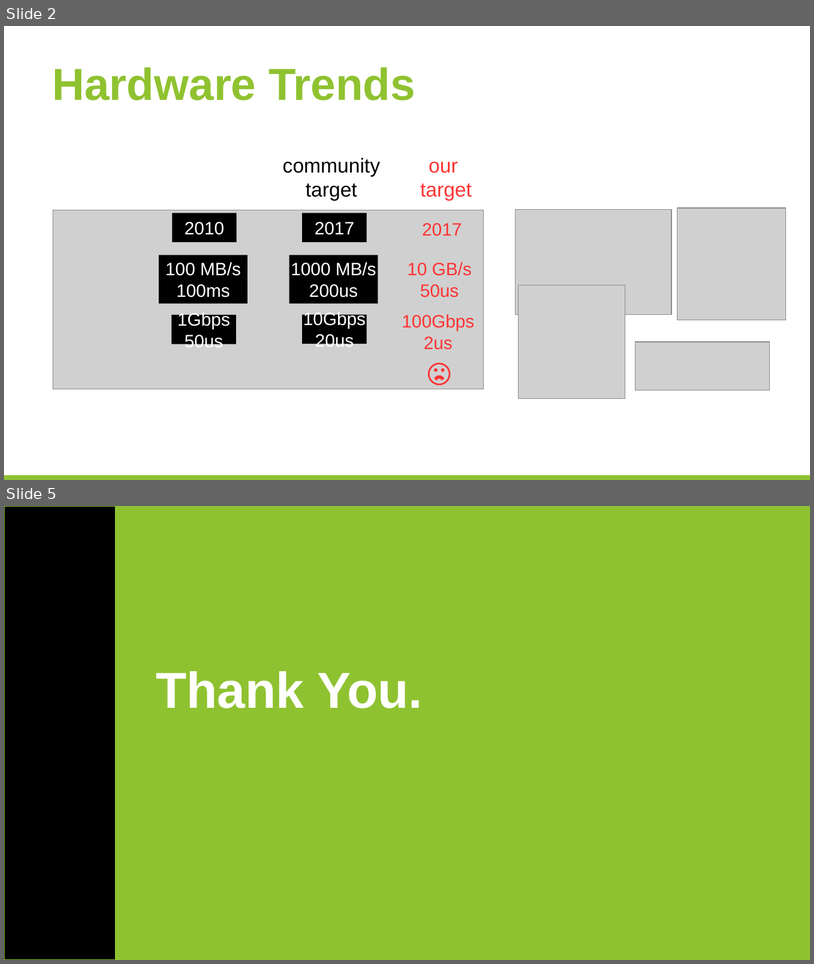
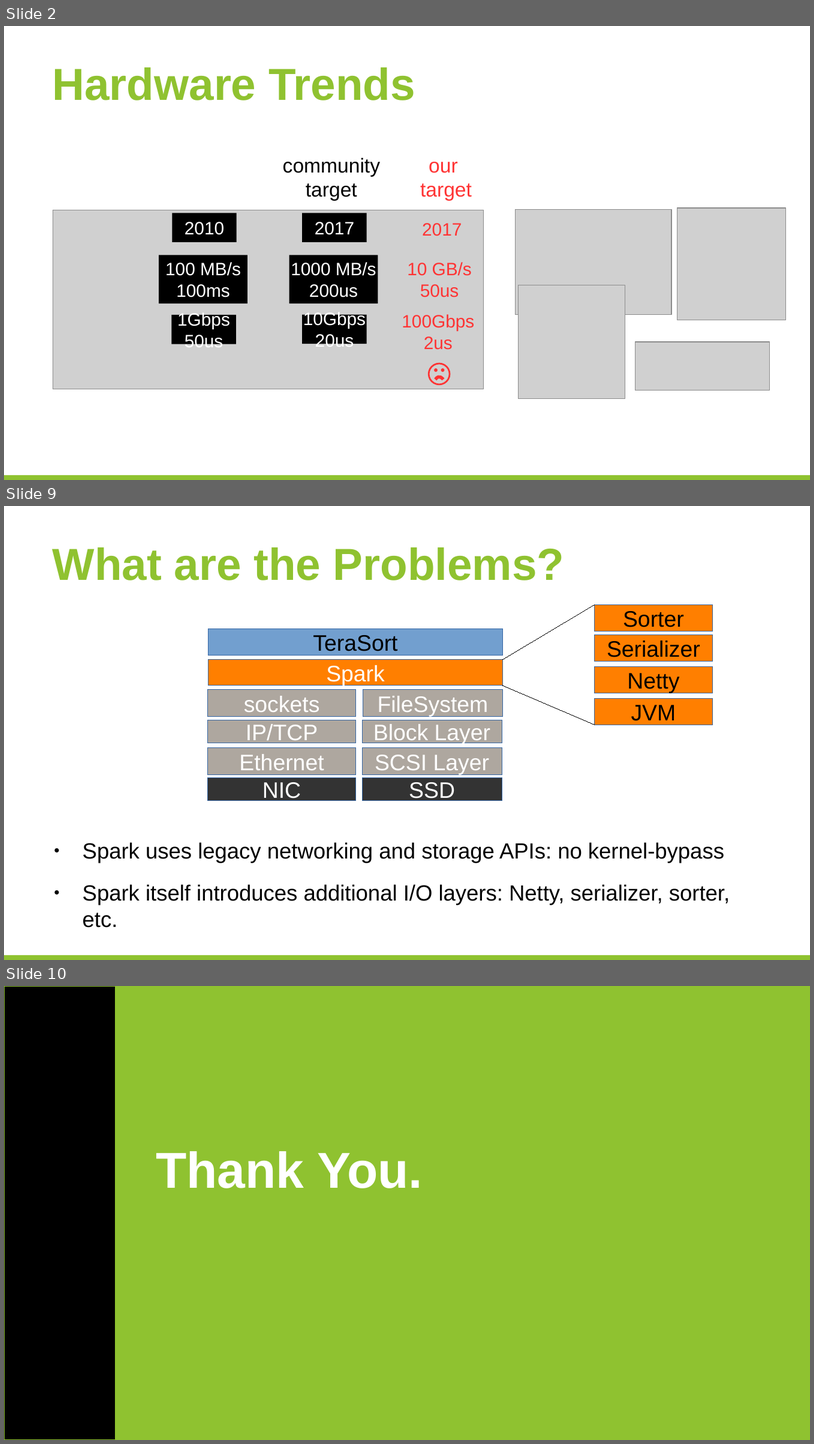
Before and after one commit to huangyibo/spark-summit-17, a slide deck: template.odp. Shown one above the other, each under a label of ours: slides 2 and 5 before the commit, slides 2, 9 and 10 after it; the slides between them are not shown. The pictures are 814x964 and 814x1444 pixels, drawn with LibreOffice and Linux fonts; fonts in the diff are those of the drawing; grey boxes stand for pictures; background and template pictures are left out. Boxes give left, top, right and bottom in pixels: in the first picture for what was removed or moved away, otherwise in the second. Text is boxed around its words. In the diff, an @@ line names an element or a change of style, - is before the commit and + after.

```diff
--- a/template.odp
+++ b/template.odp
@@ slide 9 added at <box>4,506,810,960</box>, background #FFFFFF; not listed: 1 template element that a slide beside it also shows @@
@@ title added at <box>53,547,564,580</box>, 40 pt, text #8FC230, bold @@
+What are the Problems?
@@ line added from (503, 659) to (595, 604), #000000 0 pt @@
@@ rectangle added at <box>595,604,713,631</box>, fill #FF7F00, outline #3465A4 0 pt, 20 pt, text #000000 @@
+Sorter
@@ rectangle added at <box>209,628,503,655</box>, fill #729FCF, outline #3465A4 0 pt, 20 pt, text #000000 @@
+TeraSort
@@ rectangle added at <box>595,634,713,661</box>, fill #FF7F00, outline #3465A4 0 pt, 20 pt, text #000000 @@
+Serializer
@@ rectangle added at <box>209,659,503,685</box>, fill #FF7F00, outline #3465A4 0 pt, 20 pt, text #FFFFFF @@
+Spark
@@ rectangle added at <box>595,666,713,693</box>, fill #FF7F00, outline #3465A4 0 pt, 20 pt, text #000000 @@
+Netty
@@ line added from (503, 685) to (595, 724), #000000 0 pt @@
@@ rectangle added at <box>208,690,356,717</box>, fill #AEA79F, outline #3465A4 0 pt, 20 pt, text #FFFFFF @@
+sockets
@@ rectangle added at <box>363,690,503,717</box>, fill #AEA79F, outline #3465A4 0 pt, 20 pt, text #FFFFFF @@
+FileSystem
@@ rectangle added at <box>595,698,713,724</box>, fill #FF7F00, outline #3465A4 0 pt, 20 pt, text #000000 @@
+JVM
@@ rectangle added at <box>208,720,356,743</box>, fill #AEA79F, outline #3465A4 0 pt, 20 pt, text #FFFFFF @@
+IP/TCP
@@ rectangle added at <box>362,720,501,743</box>, fill #AEA79F, outline #3465A4 0 pt, 20 pt, text #FFFFFF @@
+Block Layer
@@ rectangle added at <box>208,747,356,775</box>, fill #AEA79F, outline #3465A4 0 pt, 20 pt, text #FFFFFF @@
+Ethernet
@@ rectangle added at <box>362,747,501,775</box>, fill #AEA79F, outline #3465A4 0 pt, 20 pt, text #FFFFFF @@
+SCSI Layer
@@ rectangle added at <box>208,778,356,801</box>, fill #333333, outline #3465A4 0 pt, 20 pt, text #FFFFFF @@
+NIC
@@ rectangle added at <box>362,778,501,801</box>, fill #333333, outline #3465A4 0 pt, 20 pt, text #FFFFFF @@
+SSD
@@ text added at <box>83,842,730,905</box>, 19.6 pt, text #000000 @@
+● Spark uses legacy networking and storage APIs: no kernel-bypass
+● Spark itself introduces additional I/O layers: Netty, serializer, sorter, etc.
@@ what was slide 5 is now slide 10 @@
```
Also in this commit, not shown: 2 slides changed, 4 other slides added.
